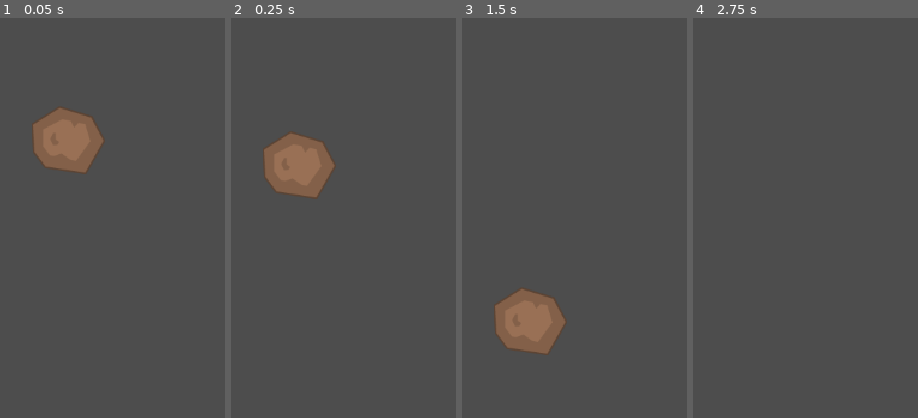
Above: before the commit, frames 1-4 (left to right).
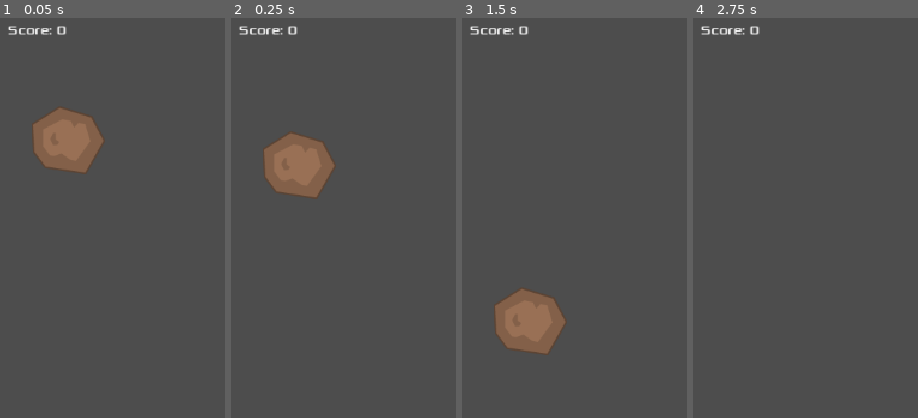
Above: after the commit, the same moments.

Repository: patsygibson/the_space_waste_game
Game: Godot game, scene res://scenes/main.tscn
The game is run twice, just before and just after one commit, with the same random seed, the same clock (stepped at 60 frames per second) and the same inputs.
Inputs:
- Up to frame 1 (0.05 s): no input
- Up to frame 2 (0.25 s): no input
- Up to frame 3 (1.5 s): hold Right (move_right) 0.53-1.28 s; tap W (shield_activation) at 0.6 s; hold Down (move_down) from 1.28 s (still down); tap Space (shoot) at 1.35 s
- Up to frame 4 (2.75 s): release Down (move_down) at 2.03 s; hold Right (move_right) from 2.03 s (still down); tap W (shield_activation) at 2.1 s
The pictures show only the part of the screen within x 3-53%, y 3-53%; the shares and areas given below are measured in that part.

The runs differ from the first frame. In frame 1, 0.3% of the frame differs, in the area x 3-30%, y 2-5%; in frame 2, 0.3%; in frame 3, 0.3%; in frame 4, 0.3%.

Commit message:
UI score timer added but needs the score to update
need the score to update

Diff:
--- a/project.godot
+++ b/project.godot
@@ -24,6 +24,13 @@
 [dotnet]
 
 project/assembly_name="The_Space_Waste_Game"
+
+[file_customization]
+
+folder_colors={
+"res://assets/": "yellow",
+"res://scripts/": "red"
+}
 
 [global_group]
 
--- a/scenes/hud.tscn
+++ /dev/null
@@ -1,5 +0,0 @@
-[gd_scene format=3 uid="uid://qaybdxhd7ah6"]
-
-[node name="HUD" type="CanvasLayer" unique_id=1656383675]
-
-[node name="Score" type="Timer" parent="." unique_id=1991070495]
--- a/scenes/main.tscn
+++ b/scenes/main.tscn
@@ -4,6 +4,8 @@
 [ext_resource type="PackedScene" uid="uid://dvkg13qbh3dfe" path="res://scenes/bigbrown.tscn" id="2_jyhfs"]
 [ext_resource type="PackedScene" uid="uid://dqxptlgje4sl5" path="res://scenes/player.tscn" id="2_sugp2"]
 [ext_resource type="PackedScene" uid="uid://bh6kra3wieuia" path="res://scenes/laser.tscn" id="3_sugp2"]
+[ext_resource type="FontFile" uid="uid://cki8bqwisf8qh" path="res://assets/Xolonium-Regular.ttf" id="5_tefeu"]
+[ext_resource type="Script" uid="uid://hvq3hsmkunp2" path="res://scripts/score_label.gd" id="6_o6xl0"]
 
 [node name="Main" type="Node2D" unique_id=1683689896]
 script = ExtResource("1_0wfyh")
@@ -23,3 +25,21 @@
 
 [node name="bigbrown" parent="." unique_id=217626966 instance=ExtResource("2_jyhfs")]
 position = Vector2(100, 170)
+
+[node name="UI" type="Control" parent="." unique_id=195138154]
+layout_mode = 3
+anchors_preset = 0
+offset_left = 21.0
+offset_top = 18.0
+offset_right = 108.0
+offset_bottom = 58.0
+
+[node name="ScoreLabel" type="Label" parent="UI" unique_id=944981144]
+layout_mode = 0
+offset_left = 6.0
+offset_top = 18.0
+offset_right = 77.0
+offset_bottom = 41.0
+theme_override_fonts/font = ExtResource("5_tefeu")
+text = "Score: 0"
+script = ExtResource("6_o6xl0")
--- a/scripts/main.gd
+++ b/scripts/main.gd
@@ -26,3 +26,7 @@
 	var laser = laser_scene.instantiate()
 	laser.global_position = location
 	laser_container.add_child(laser)
+
+#func _on_mob_shot():
+	#score += 1
+	#text = "Score: 5s" % score
--- /dev/null
+++ b/scripts/score_label.gd
@@ -0,0 +1,3 @@
+extends Label
+
+var score = 0
Binary file added: assets/Xolonium-Regular.ttf
Not shown, added: assets/Xolonium-Regular.ttf.import
Not shown, added: scripts/score_label.gd.uid
